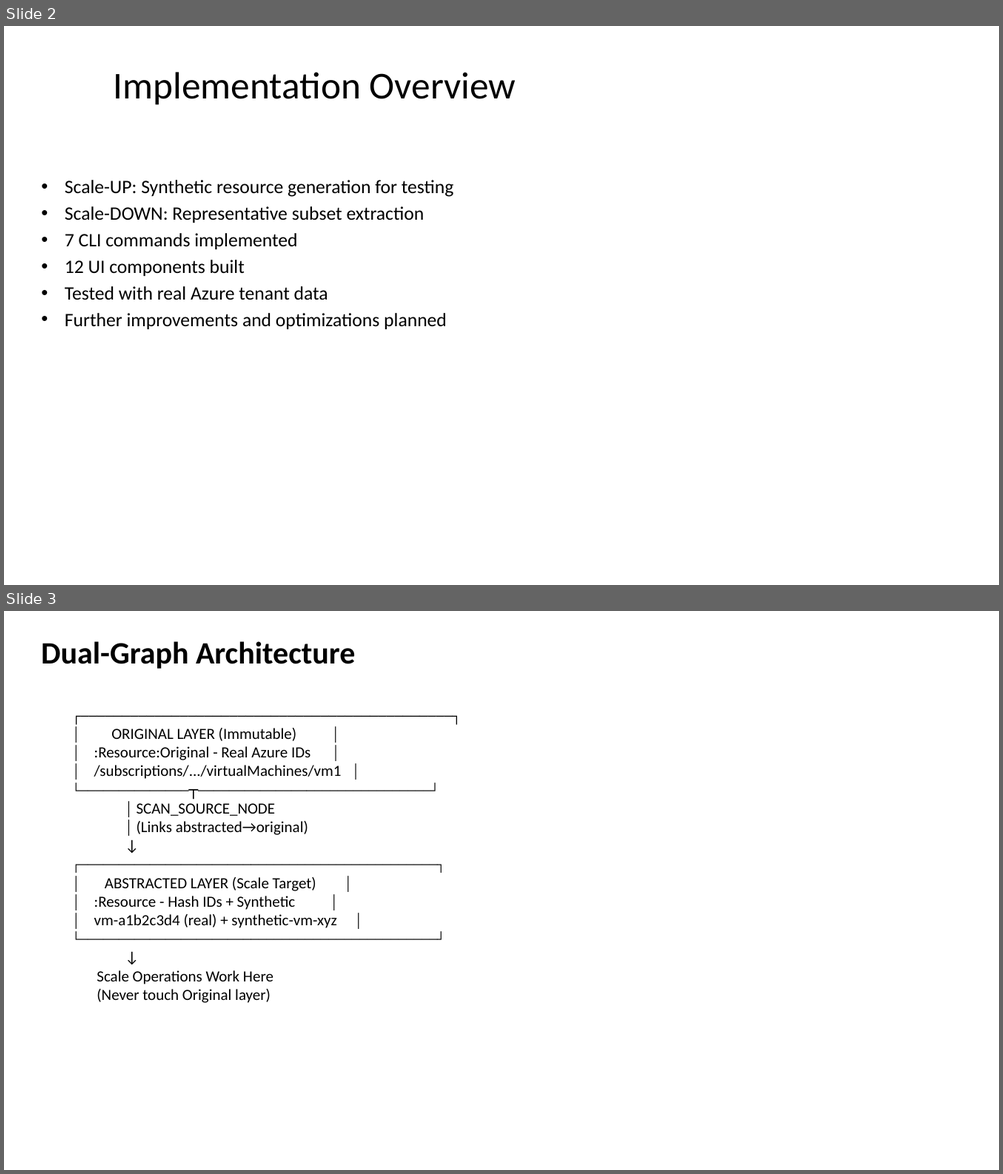
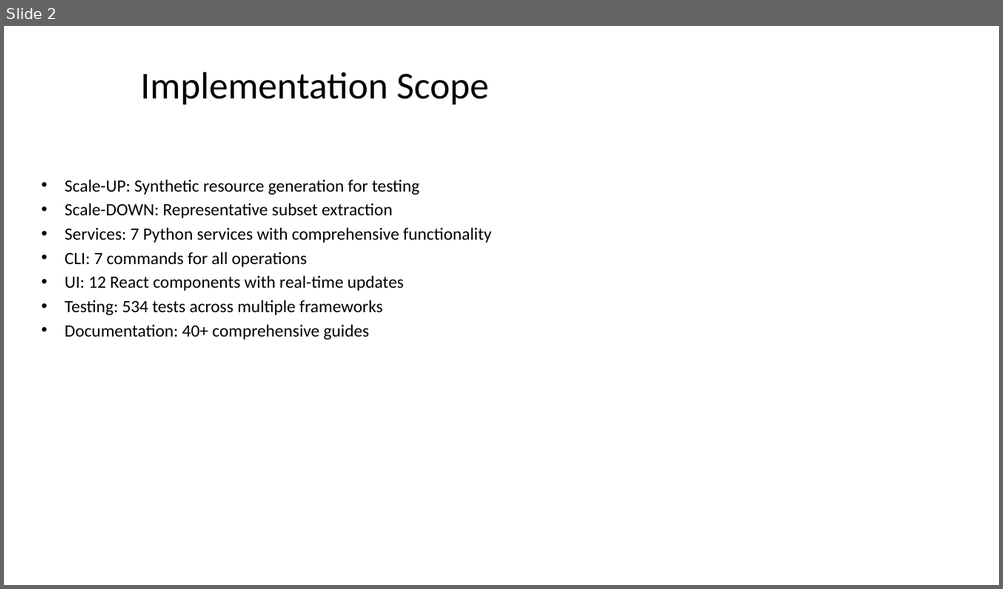
Before and after one commit to rysweet/azure-tenant-grapher, a slide deck: Scale_Operations_Implementation.pptx. Shown one above the other, each under a label of ours: slides 2 and 3 before the commit, slide 2 after it. The pictures are 1003x1174 and 1003x589 pixels, drawn with LibreOffice and Linux fonts; fonts in the diff are those of the drawing. Boxes give left, top, right and bottom in pixels: in the first picture for what was removed or moved away, otherwise in the second. Text is boxed around its words. In the diff, an @@ line names an element or a change of style, - is before the commit and + after.

```diff
--- a/Scale_Operations_Implementation.pptx
+++ b/Scale_Operations_Implementation.pptx
@@ slide 3 removed at <box>4,611,999,1170</box>, background #FFFFFF @@
@@ text removed at <box>41,641,356,669</box> @@
-Dual-Graph Architecture
@@ text removed at <box>94,728,341,1003</box> @@
-┌─────────────────────────────────────────────┐
-│ ORIGINAL LAYER (Immutable) │
-│ :Resource:Original - Real Azure IDs │
-│ /subscriptions/.../virtualMachines/vm1 │
-└──────────────┬──────────────────────────────┘
-│ SCAN_SOURCE_NODE
-│ (Links abstracted→original)
-↓
-┌──────────────────────────────────────────────┐
-│ ABSTRACTED LAYER (Scale Target) │
-│ :Resource - Hash IDs + Synthetic │
-│ vm-a1b2c3d4 (real) + synthetic-vm-xyz │
-└──────────────────────────────────────────────┘
-↓
-Scale Operations Work Here
-(Never touch Original layer)
@@ slide 2 changed as well @@
@@ title at <box>140,72,488,105</box>: text changed @@
-Implementation Overview
+Implementation Scope
@@ text at <box>65,179,419,218</box>: size 22 to 20 pt in "Scale-UP: Synthetic resource generation for testing", "Scale-DOWN: Representative subset extraction" @@
@@ text at <box>65,227,491,340</box>: text changed; size 22 to 20 pt @@
-• 7 CLI commands implemented
-• 12 UI components built
-• Tested with real Azure tenant data
-• Further improvements and optimizations planned
+• Services: 7 Python services with comprehensive functionality
+• CLI: 7 commands for all operations
+• UI: 12 React components with real-time updates
+• Testing: 534 tests across multiple frameworks
+• Documentation: 40+ comprehensive guides
```
Also in this commit, not shown: 6 other slides changed, 8 slides added, 3 other slides removed.
